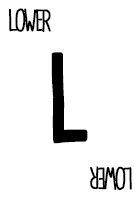
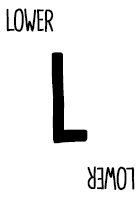
Comparing the layer stacks of the two 140x200 images. Changes:
renamed "lower copy" to "lower", painted on it over [87, 166, 135, 191]
painted on "lower" (2nd of 2) over [6, 8, 54, 33]
